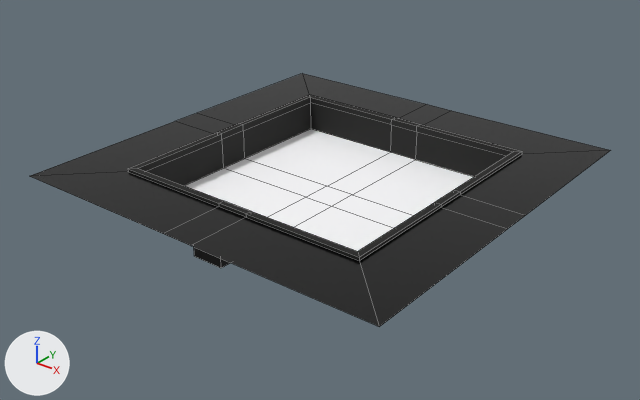
What one commit did to the FBX model Assets/Models/Rooms/Room1x1x1.fbx.
The view is the same before and after, from a 50 mm camera at (325.8, 27.8, 58.5) aimed at (250.1, 122.5, -0.2). The axes (+X, +Y, +Z) are drawn at lower left. The lights are the same throughout. The picture after the commit comes second. Mesh edges are drawn as thin lines. Where no turn or scale is listed for an object, it has been applied to the vertices.

The first picture shows 'Room 1x1x1'.
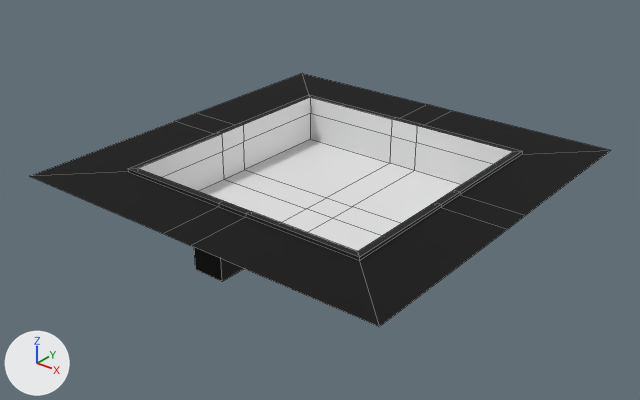
The newer file is also turned or shifted as a whole; pictures and numbers use the older file's frame.

Location of each change, (x1, y1, x2, y2) in pixels of the pictures (640 x 400 px; the box of a moved part takes in the faces that stretch with it):
'Room 1x1x1', surface changed, reshaped: (30, 73, 611, 327) in both
part 1 of me_плоскость_014, moved or reshaped: before (221, 259, 230, 268); after (221, 259, 244, 281)
part 2 of me_плоскость_014, recoloured (black to white): (139, 97, 513, 186) in both
part 3 of me_плоскость_014, recoloured: before (185, 129, 473, 251); after (199, 139, 461, 251)

Diff of the bpy script that builds the scene:
```diff
--- a/Assets/Models/Rooms/Room1x1x1.fbx.py
+++ b/Assets/Models/Rooms/Room1x1x1.fbx.py
@@ mat_dark @@
 mat_dark.metallic = 0.15
-mat_dark.roughness = 0.192
+mat_dark.roughness = 1.0
@@ mat_floorpanels @@
+mat_floorpanels = principled_material('FloorPanels')
+mat_floorpanels.base_color = (0.8, 0.8, 0.8)  # white #e7e7e7
+mat_floorpanels.roughness = 0.4
@@ mat_wall_panels @@
+mat_wall_panels = principled_material('Wall Panels')
+mat_wall_panels.base_color = (0.8, 0.8, 0.8)  # white #e7e7e7
+mat_wall_panels.roughness = 0.4
@@ me_плоскость_014 @@
 # used by ob_room_1x1x1; location = (250.5, 124.2, 0.0)
-me_плоскость_014.from_pydata(...)  # 84 vertices, 77 faces; spans x -31.0..31.0, y -31.0..31.0, z 0.0..6.0
+me_плоскость_014.from_pydata(...)  # 84 vertices, 77 faces; spans x -31.0..31.0, y -31.0..31.0, z -2.0..6.0
+# me_плоскость_014 part 1: all 36 vertices in x -20.0..20.0, y -26.0..20.0, z 0.0..5.0 are moved by (0.0, 0.0, -2.0)
+# me_плоскость_014 part 2: 23 faces spanning x -20.0..20.0, y -20.0..20.0, z -2.0..6.0 switch from mat_plating (black #1e1e1d) to mat_wall_panels (white #e7e7e7)
+# me_плоскость_014 part 3: 9 faces spanning x -20.0..20.0, y -20.0..20.0, z -2.0 switch from mat_col__bathroom (white #fdfdff) to mat_floorpanels (white #e7e7e7)
 me_плоскость_014.materials.append(mat_dark)
```
